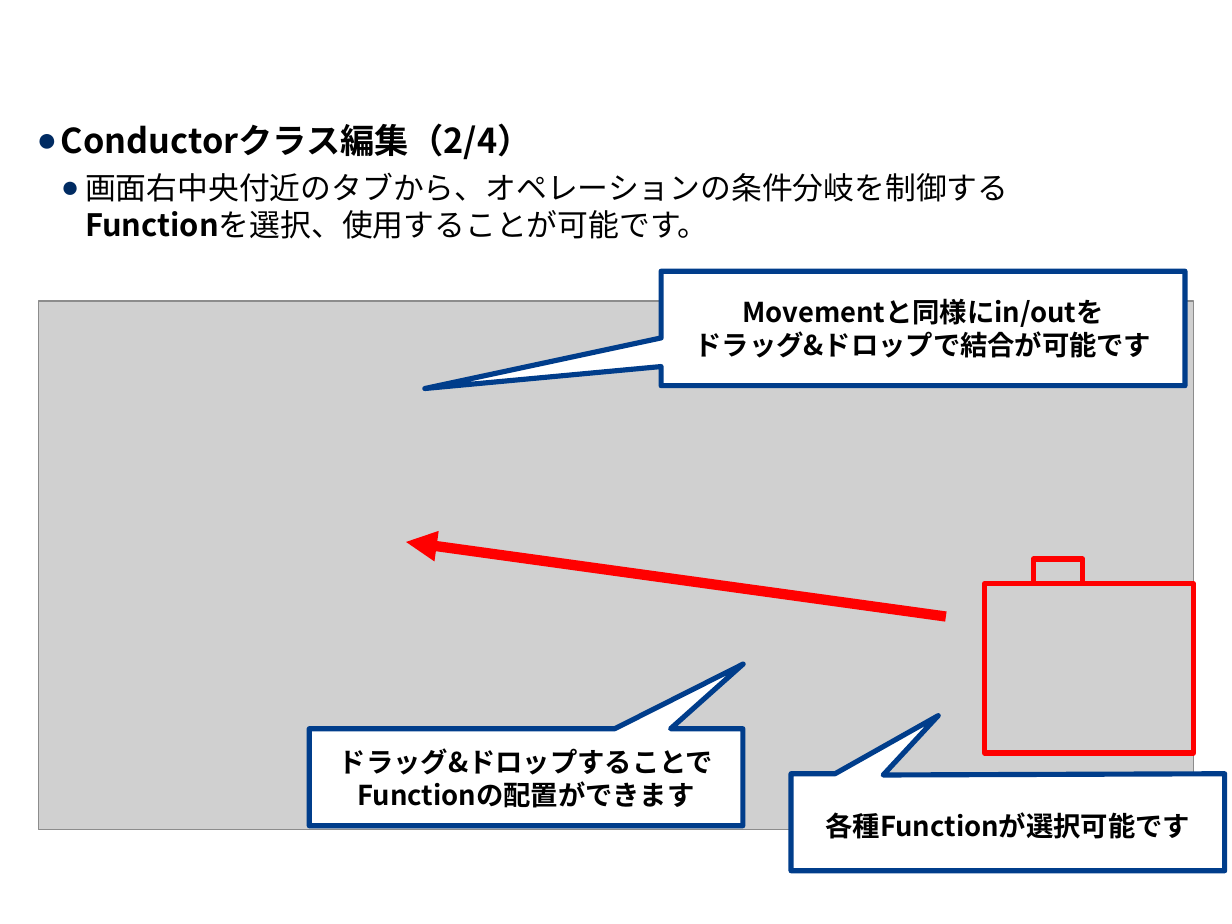
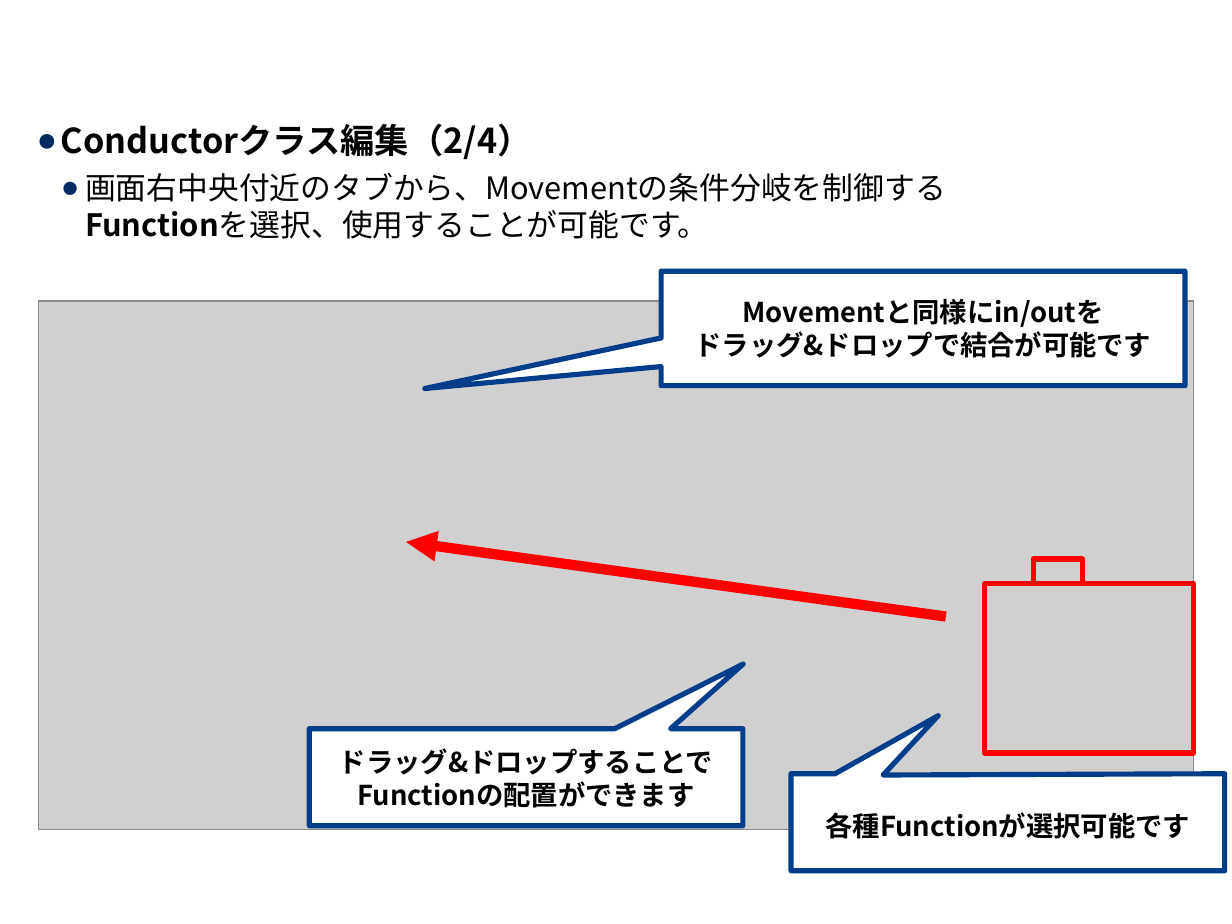
Before and after one commit to exastro-suite/it-automation-docs, a slide deck: slide 10 of asset/Learn_ja/ITA-Conductor_ja.pptx. Drawn at 1232x924 pixels with LibreOffice and Linux fonts; fonts in the diff are those of the drawing; grey boxes stand for pictures; background and template pictures are left out. Boxes give left, top, right and bottom in pixels: in the first picture for what was removed or moved away, otherwise in the second. Text is boxed around its words. In the diff, an @@ line names an element or a change of style, - is before the commit and + after.

```diff
--- a/asset/Learn_ja/ITA-Conductor_ja.pptx
+++ b/asset/Learn_ja/ITA-Conductor_ja.pptx
@@ text at (85, 173, 946, 239): text changed @@
-  ● 画面右中央付近のタブから、オペレーションの条件分岐を制御する
-    Functionを選択、使用することが可能です。
+  ● 画面右中央付近のタブから、Movementの条件分岐を制御する
+    Functionを選択、使用することが可能です。
```
Also in this commit, not shown: 4 other slides changed, 1 other file.
